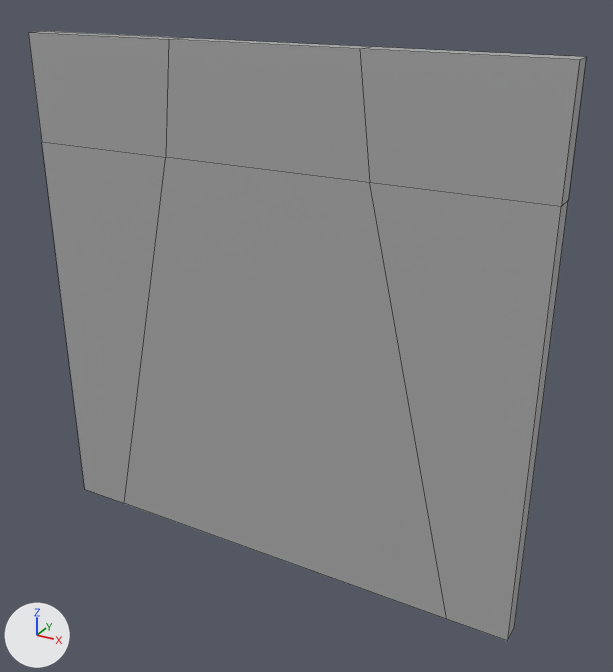
Before and after pictures for a commit that changed the FBX model Assets/Models/Door.fbx.
Camera for both pictures: a camera (50 mm lens) standing at (3.26, -6.06, 5.59) and looking at (-0.2, 0.24, 2.44). Every picture has the same lights, and +X, +Y and +Z are marked at lower left. Mesh edges are drawn as thin lines. Where no turn or scale is listed for an object, it has been applied to the vertices.

Before the edit, the objects in view are built like this:
```python
me_mesh = bpy.data.meshes.new('Mesh')
me_mesh.from_pydata([(4.42, 0.2, 0.0), (4.42, 0.0, 0.0), (0.58, 0.2, 0.0), (0.58, 0.0, 0.0), (1.5, 0.2, 4.0), (3.5, 0.2, 4.0), (3.5, 0.0, 4.0), (1.5, 0.0, 4.0)], [], [(0, 5, 6, 1), (5, 4, 7, 6), (4, 2, 3, 7), (1, 6, 7, 3), (2, 4, 5, 0), (1, 3, 2, 0)])
me_mesh.materials.append(mat_standardsurface1)  # grey #aaaaaa
me_mesh_001 = bpy.data.meshes.new('Mesh.001')
me_mesh_001.from_pydata(...)  # 24 vertices, 22 faces; spans x 0.0..5.0, y 0.0..0.2, z 0.0..5.0
me_mesh_001.materials.append(mat_standardsurface1)  # grey #aaaaaa
ob_door = bpy.data.objects.new('Door', me_mesh)
ob_door.location = (-3.0, 0.0, 0.0)
ob_doorway_01 = bpy.data.objects.new('Doorway_01', me_mesh_001)
ob_doorway_01.location = (-3.0, 0.0, 0.0)
```
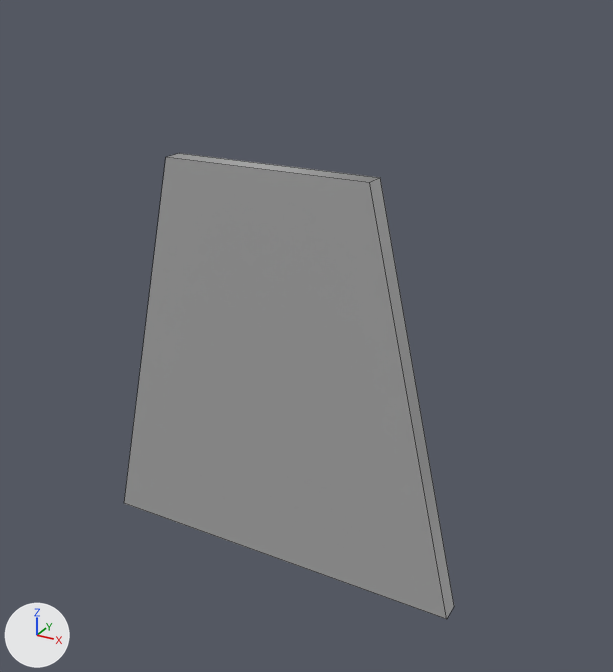
Where the change shows, as pixel boxes [x1, y1, x2, y2] in the pictures (613 x 672 px):
'Doorway_01', deleted: before [28, 31, 586, 641]

The change in detail:
Object 'Doorway_01' (ob_doorway_01) is deleted.
